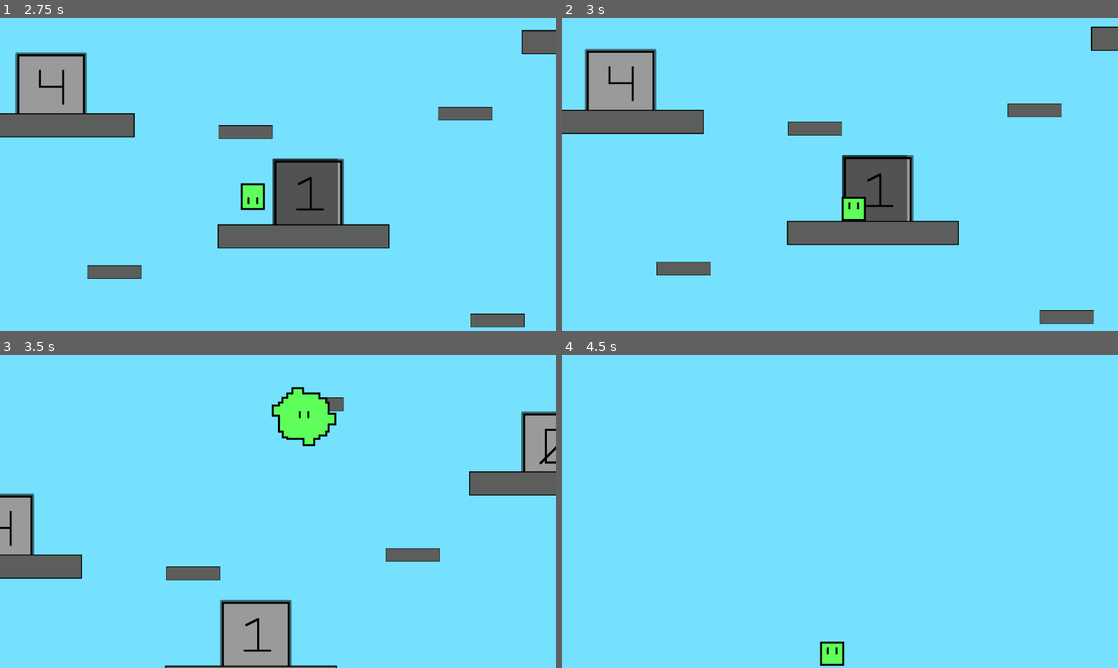
Above: before the commit, frames 1-4 (two rows, left to right).
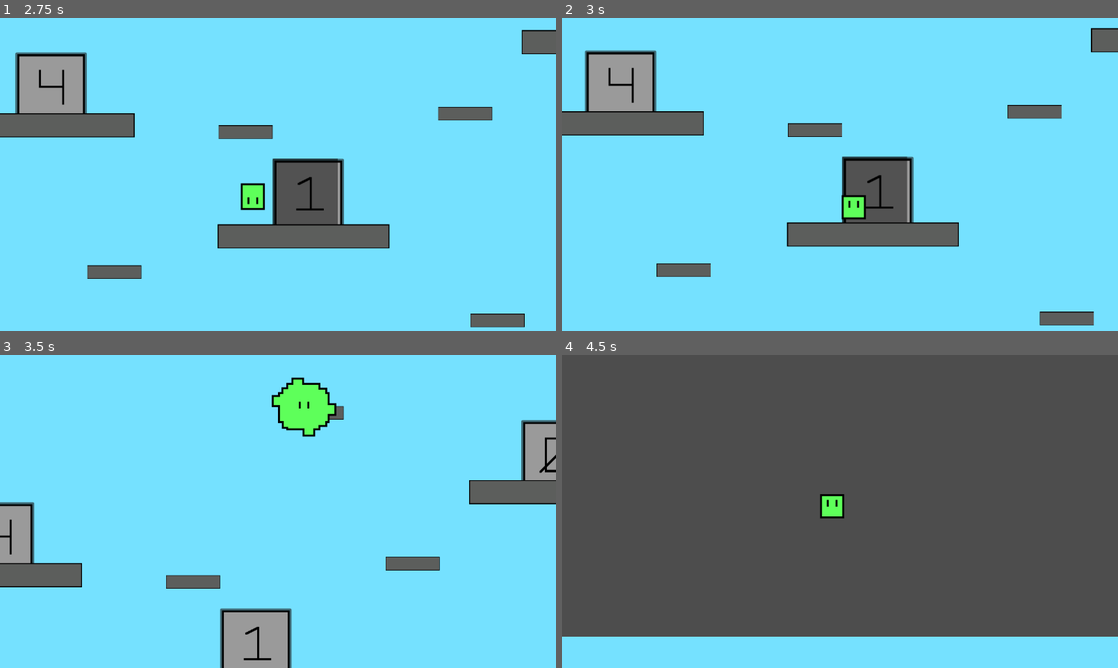
Above: after the commit, the same moments.

Repository: ShadowArcher289/the-numbers-slime
Game: Godot game, scene res://scenes/game.tscn
Same seed, same stepped clock (60 frames per second), same inputs: the game is played once before the commit and once after it. The engine's default icon, where the game draws it, is replaced by a stand-in: a white triangle on a blue panel in a dark square.
Inputs:
- Up to frame 1 (2.75 s): tap Enter (enter) at 0.5, 1.35 s; hold W (select) 0.53-1.28 s; hold D (move_right) 0.53-2.03 s; tap Space (jump) at 0.77, 1.52 s; tap W (select) at 1.55 s; hold A (move_left) from 2.03 s (still down); hold W (select) from 2.03 s (still down)
- Up to frame 2 (3 s): release A (move_left) at 2.78 s; release W (select) at 2.78 s; hold D (move_right) from 2.78 s (still down); tap Shift (sprint) at 2.85 s
- Up to frame 3 (3.5 s): keep holding D (move_right); tap Space (jump) at 3.02 s; tap W (select) at 3.05 s
- Up to frame 4 (4.5 s): hold W (select) 3.53-4.28 s; tap Space (jump) at 3.77 s; release D (move_right) at 4.28 s; hold A (move_left) from 4.28 s (still down); tap Enter (enter) at 4.35 s

Frame 1 is identical in both runs. In frame 2, 2.4% of the frame differs, in the area x 0-100%, y 2-99%; in frame 3, 5.8%; in frame 4, 90%, in the area x 0-100%, y 0-100%.

Commit message:
updated gravity

Diff:
--- a/scrpits/slime.gd
+++ b/scrpits/slime.gd
@@ -38,7 +38,7 @@
 		await get_tree().create_timer(0.1).timeout
 		SignalBus.emit_signal("slime_press");
 		await get_tree().create_timer(0.4).timeout
-		gravity = 100;
+		gravity = 50;
 		#await get_tree().create_timer(0.1).timeout
 		#self.position.y += 20;
 
Not shown, changed: export_presets.cfg
